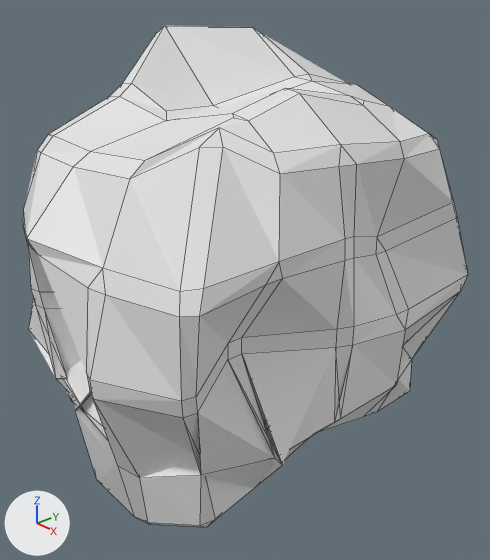
An edit to the Blender file Assets/Resources/smoke.blend, drawn before and after from the same camera.
Both versions are drawn from a 50 mm camera at (7.57, -6.33, 4.37) aimed at (0.07, 0.46, -0.12). Lighting does not change. The marker at lower left points along +X, +Y and +Z. Mesh edges are drawn as thin lines.
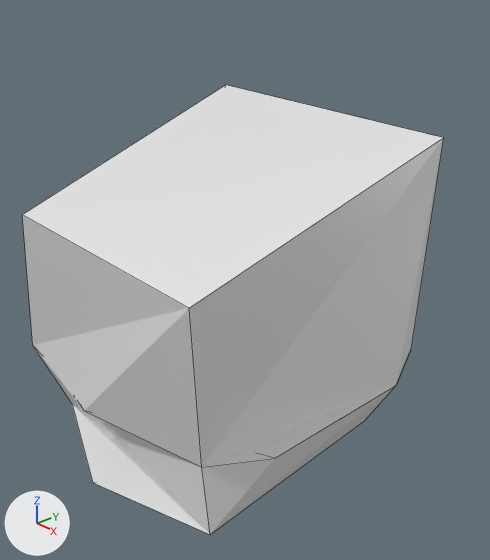
Pixel boxes [x1, y1, x2, y2] of what changed, in the pictures (490 x 560 px; the box of a moved part takes in the faces that stretch with it):
'Cube', reshaped, modifiers changed (10% shorter)
    before: [23, 26, 468, 527]
    after: [22, 85, 443, 534]
part 1 of me_cube, moved or reshaped (not visible afterwards)
    before: [23, 26, 439, 450]
part 2 of me_cube, moved or reshaped (not visible afterwards)
    before: [364, 359, 412, 417]

The edits, one by one:
me_cube has 110 vertices, 106 faces, 1 loose edge and spans x -3.69..2.74, y -3.28..3.58, z -3.16..3.83.
me_cube is used by ob_cube; location (0.0, 0.0, 0.0).
Part 1, on me_cube:
Vertex 23 of me_cube moves from (0.53, 2.49, 2.85) to (0.19, 2.37, 2.83).
Vertex 24 of me_cube moves from (-0.05, 0.01, -2.25) to (-0.35, -0.71, -1.07).
Vertex 25 of me_cube moves from (0.01, -0.01, 2.6) to (0.01, -0.01, 3.01).
Vertex 29 of me_cube moves from (0.0, 1.29, -1.77) to (-0.17, 1.01, -2.67).
Vertex 34 of me_cube moves from (1.62, 1.09, 2.87) to (1.71, 0.81, 3.12).
Vertex 47 of me_cube moves from (-1.28, -0.02, 3.83) to (-1.28, -0.02, 3.37).
Vertex 49 of me_cube moves from (-1.06, 1.69, 3.7) to (-1.06, 1.69, 3.24).
Vertex 59 of me_cube moves from (-3.69, 1.8, 0.01) to (-3.31, 1.8, 0.01).
Vertex 61 of me_cube moves from (0.01, -0.85, 0.01) to (0.01, -2.42, 0.01).
Vertex 70 of me_cube moves from (2.59, -0.01, 1.3) to (3.37, -0.01, 1.3).
Vertex 75 of me_cube moves from (-3.69, 1.8, 1.3) to (-3.31, 1.8, 1.3).
Vertex 76 of me_cube moves from (0.41, 2.61, 1.32) to (0.41, 3.09, 1.32).
Part 2, on me_cube:
Vertex 1 of me_cube moves from (2.42, 2.19, -1.96) to (1.87, 1.92, -1.64).
Object 'Cube' (ob_cube) loses its BEVEL modifier named 'Bevel'.
Modifier setting removed (it was width = 0.45).
Modifier setting removed (it was width_pct = 0.45).
Object 'Cube' (ob_cube) gains a DECIMATE modifier named 'Decimate'.
Modifier setting: decimate_type = 'DISSOLVE'.
On modifier 'Decimate' of object 'Cube' (ob_cube), angle_limit goes from 0.405 to 0.859.
Modifier setting: vertex_group_factor = 1.733.
Modifier setting: use_dissolve_boundaries = True.
Modifier setting: delimit = {'NORMAL'}.
